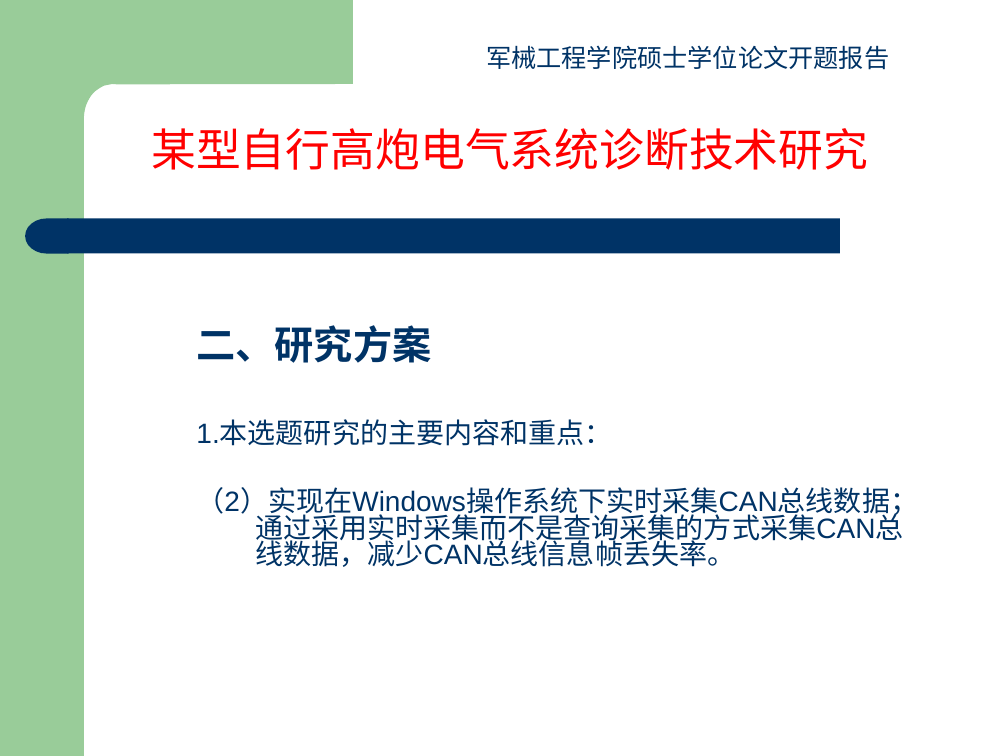
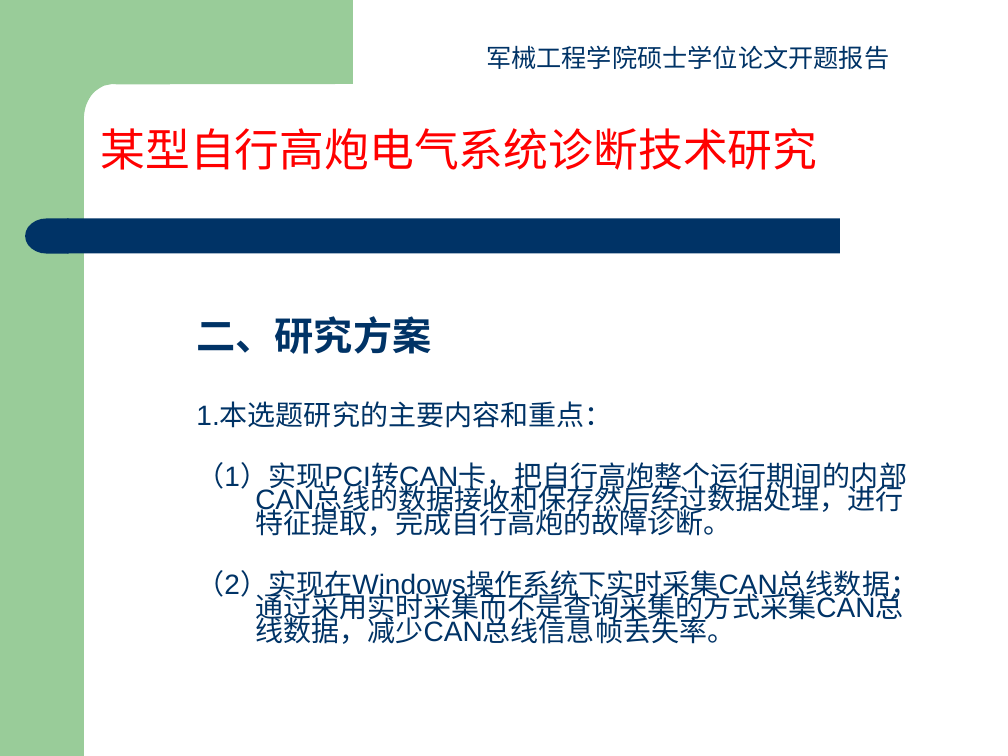
Before and after one commit to yangfan16860/Paper, a slide deck: slide 7 of 开题报告杨帆.ppt (slide 6 before the commit). Drawn at 1008x756 pixels with LibreOffice and Linux fonts; fonts in the diff are those of the drawing. Boxes give left, top, right and bottom in pixels: in the first picture for what was removed or moved away, otherwise in the second. Text is boxed around its words. In the diff, an @@ line names an element or a change of style, - is before the commit and + after.

Commit message:
9月21日
改动了一点，但是文献综述有点问题，算了，也不想动了。也不是很重要。

```diff
--- a/开题报告杨帆.ppt
+++ b/开题报告杨帆.ppt
@@ text "某型自行高炮电气系统诊断技术研究" moved from (x1=151, y1=128, x2=868, y2=170) to (x1=100, y1=128, x2=817, y2=170) @@
@@ text at (x1=196, y1=316, x2=918, y2=644): line spacing 0.8 to 0.7 @@
@@ text at (x1=196, y1=462, x2=907, y2=536): paragraph added @@
+（1）实现PCI转CAN卡，把自行高炮整个运行期间的内部CAN总线的数据接收和保存然后经过数据处理，进行特征提取，完成自行高炮的故障诊断。
```
Also in this commit, not shown: 9 other slides changed, 5 slides added, 2 slides removed, 4 other files.
